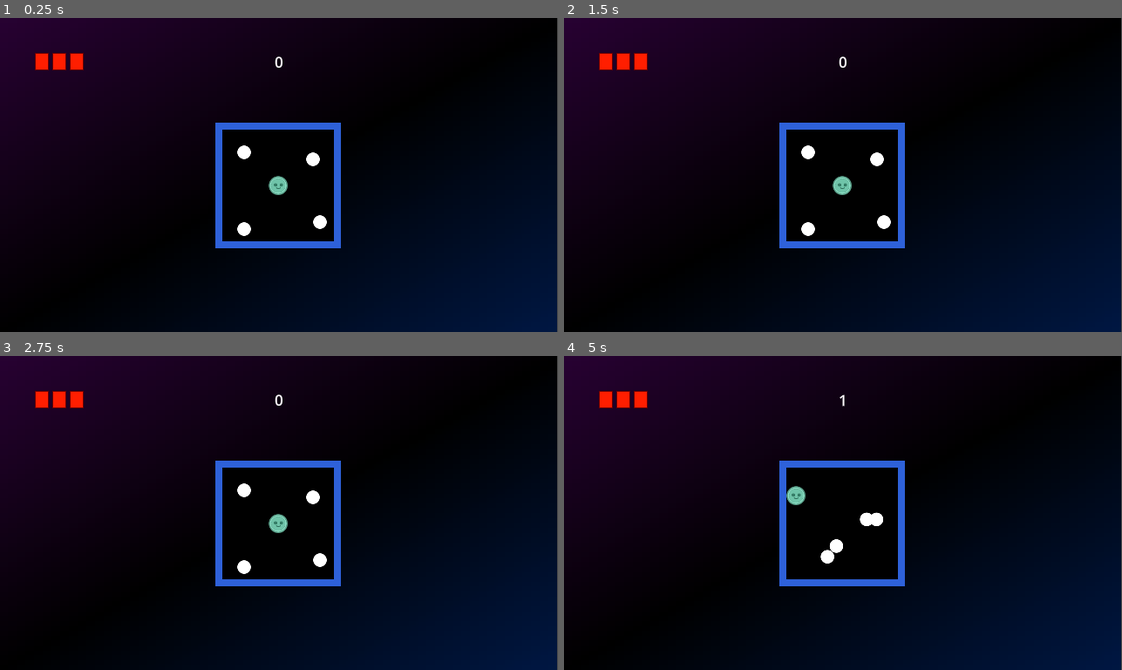
Above: before the commit, frames 1-4 (two rows, left to right).
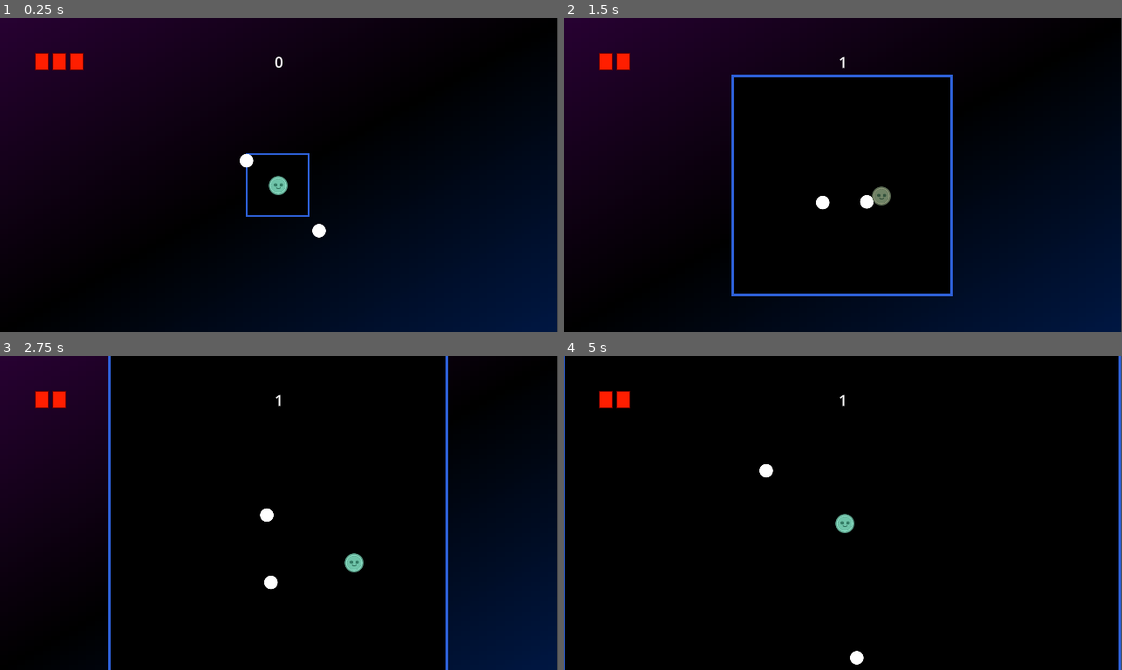
Above: after the commit, the same moments.

Repository: leofarias-cpu/brain-game-jam-incremental
Game: Godot game, scene res://systems/game/game.tscn
The game is run twice, just before and just after one commit, with the same random seed, the same clock (stepped at 60 frames per second) and the same inputs.
Inputs:
- Up to frame 1 (0.25 s): no input
- Up to frame 2 (1.5 s): tap Enter (ui_accept) at 0.5, 0.6, 0.77, 1.07, 1.35 s; hold D (right) 0.53-1.28 s; hold S (down) from 1.28 s (still down)
- Up to frame 3 (2.75 s): tap Enter (ui_accept) at 1.52, 1.82, 2.1 s; release S (down) at 2.03 s; hold D (right) from 2.03 s (still down)
- Up to frame 4 (5 s): release D (right) at 2.78 s; hold W (up) 2.78-3.53 s; tap Enter (ui_accept) at 2.85, 3.02, 3.32, 3.6, 3.77, 4.07, 4.35, 4.52, 4.82 s; hold A (left) from 3.53 s (still down)

The runs differ from the first frame. In frame 1, 2.6% of the frame differs, in the area x 38-62%, y 33-74%; in frame 2, 6.4%; in frame 3, 18%; in frame 4, 36%, in the area x 0-100%, y 0-100%.

Commit message:
feat: resizeable playspace reeeeeeeeeeee

Diff:
--- /dev/null
+++ b/entities/play space/PlaySpace.tscn
@@ -0,0 +1,70 @@
+[gd_scene format=3 uid="uid://cejcjsd3sgueb"]
+
+[ext_resource type="Script" uid="uid://boghgg5yuckof" path="res://entities/play space/play_space.gd" id="1_juvy7"]
+
+[sub_resource type="Gradient" id="Gradient_juvy7"]
+offsets = PackedFloat32Array(0)
+colors = PackedColorArray(0, 0, 0, 1)
+
+[sub_resource type="GradientTexture2D" id="GradientTexture2D_crql4"]
+gradient = SubResource("Gradient_juvy7")
+width = 10
+height = 10
+
+[sub_resource type="Gradient" id="Gradient_crql4"]
+offsets = PackedFloat32Array(0)
+colors = PackedColorArray(0.18039216, 0.38039216, 0.8509804, 1)
+
+[sub_resource type="GradientTexture2D" id="GradientTexture2D_tga20"]
+gradient = SubResource("Gradient_crql4")
+width = 12
+height = 12
+
+[sub_resource type="RectangleShape2D" id="RectangleShape2D_y06by"]
+size = Vector2(1, 10)
+
+[sub_resource type="RectangleShape2D" id="RectangleShape2D_7fu2m"]
+size = Vector2(1, 10)
+
+[sub_resource type="RectangleShape2D" id="RectangleShape2D_c4dok"]
+size = Vector2(12, 1)
+
+[sub_resource type="RectangleShape2D" id="RectangleShape2D_m7xbs"]
+size = Vector2(12, 1)
+
+[node name="PlaySpace" type="Sprite2D" unique_id=1075310213 node_paths=PackedStringArray("border")]
+z_index = -1
+texture = SubResource("GradientTexture2D_crql4")
+script = ExtResource("1_juvy7")
+border = NodePath("Border")
+
+[node name="Border" type="Sprite2D" parent="." unique_id=1103148352]
+z_index = -1
+texture = SubResource("GradientTexture2D_tga20")
+
+[node name="StaticBody2D" type="StaticBody2D" parent="." unique_id=1733342388]
+collision_layer = 4
+collision_mask = 7
+
+[node name="Left" type="CollisionShape2D" parent="StaticBody2D" unique_id=1179361226]
+position = Vector2(-5.5, 0)
+shape = SubResource("RectangleShape2D_y06by")
+one_way_collision = true
+one_way_collision_direction = Vector2(-1, 0)
+
+[node name="Rigth" type="CollisionShape2D" parent="StaticBody2D" unique_id=899771929]
+position = Vector2(5.5, 0)
+shape = SubResource("RectangleShape2D_7fu2m")
+one_way_collision = true
+one_way_collision_direction = Vector2(1, 0)
+
+[node name="Up" type="CollisionShape2D" parent="StaticBody2D" unique_id=1142694673]
+position = Vector2(0, -5.5)
+shape = SubResource("RectangleShape2D_c4dok")
+one_way_collision = true
+one_way_collision_direction = Vector2(0, -1)
+
+[node name="Down" type="CollisionShape2D" parent="StaticBody2D" unique_id=946127255]
+position = Vector2(0, 5.5)
+shape = SubResource("RectangleShape2D_m7xbs")
+one_way_collision = true
--- /dev/null
+++ b/entities/play space/play_space.gd
@@ -0,0 +1,33 @@
+class_name PlaySpace
+extends Sprite2D
+
+@export var border: Sprite2D
+@onready var left: CollisionShape2D = $StaticBody2D/Left
+@onready var rigth: CollisionShape2D = $StaticBody2D/Rigth
+@onready var up: CollisionShape2D = $StaticBody2D/Up
+@onready var down: CollisionShape2D = $StaticBody2D/Down
+
+var width: float
+var height: float
+var border_width: float
+
+
+## Interpolates height, width and border witdh to the set sizes.
+## Also moves and scales border collisions approriately.
+func update_size() -> void:
+	var tween = get_tree().create_tween().set_parallel()
+	tween.tween_property(self.texture, 'height', height, 0.5)
+	tween.tween_property(self.texture, 'width', width, 0.5)
+
+	tween.tween_property(border.texture, 'width', width + border_width, 0.5)
+	tween.tween_property(border.texture, 'height', height + border_width, 0.5)
+
+	left.position = Vector2(-width / 2, 0)
+	rigth.position = Vector2(width / 2, 0)
+	up.position = Vector2(0, -height / 2)
+	down.position = Vector2(0, height / 2)
+
+	left.shape.size.y = height
+	rigth.shape.size.y = height
+	up.shape.size.x = width
+	down.shape.size.x = width
--- a/entities/player/graze_area.gd
+++ b/entities/player/graze_area.gd
@@ -3,12 +3,12 @@
 @export var collision: CollisionShape2D
 
 func _draw() -> void:
-	draw_circle(Vector2.ZERO, collision.shape.radius, Color.WHITE, false, -1.0, true)
+	draw_circle(Vector2.ZERO, collision.shape.radius, Color.WHITE, false, -1.0, false)
 	self.modulate = Color.TRANSPARENT
 
 
 
-func _on_area_entered(area: Area2D) -> void:
+func _on_area_entered(_area: Area2D) -> void:
 	var tween = get_tree().create_tween()
 	tween.tween_property(self, 'modulate', Color(0.431, 0.865, 0.51, 1.0), 0.2)
 	tween.tween_property(self, 'modulate', Color(1.0, 1.0, 1.0, 0), 0.1)
--- a/entities/player/player.gd
+++ b/entities/player/player.gd
@@ -14,7 +14,7 @@
 	grazing_area.area_entered.connect(_on_graze_area_area_entered)
 	hitbox.area_entered.connect(_on_hitbox_area_entered)
 
-func _physics_process(delta: float) -> void:
+func _physics_process(_delta: float) -> void:
 
 	var direction_x := Input.get_axis("left", "right")
 	var direction_y := Input.get_axis("up", "down")
--- a/systems/game/game.gd
+++ b/systems/game/game.gd
@@ -6,13 +6,24 @@
 		if hp <= 0:
 			get_tree().paused = true
 
-# Called when the node enters the scene tree for the first time.
+@export var play_space_height: float
+@export var play_space_wdith: float
+@export var play_space_border_width: float
+@export var play_space: PlaySpace
+
 func _ready() -> void:
-	get_tree().paused = true
-	await get_tree().create_timer(3).timeout
-	get_tree().paused = false
+	#get_tree().paused = true
+	play_space.height = play_space_height
+	play_space.width = play_space_wdith
+	play_space.border_width = play_space_border_width
+	play_space.update_size()
+	#get_tree().paused = false
 
-
+func _process(_delta: float) -> void:
+	if Input.is_action_just_pressed("ui_accept"):
+		play_space.height += 32
+		play_space.width += 32
+		play_space.update_size()
 
 func _on_player_hit() -> void:
 	hp -= 1
--- a/systems/game/game.tscn
+++ b/systems/game/game.tscn
@@ -5,30 +5,7 @@
 [ext_resource type="Script" uid="uid://cgdjtnjx4krgm" path="res://temp_heatl.gd" id="3_sc4om"]
 [ext_resource type="PackedScene" uid="uid://cuovppwi20kvk" path="res://entities/ball/ball.tscn" id="4_fcqpf"]
 [ext_resource type="PackedScene" uid="uid://budtopphq6vwo" path="res://entities/player/player.tscn" id="5_2ub4j"]
-
-[sub_resource type="Gradient" id="Gradient_mwb40"]
-offsets = PackedFloat32Array(0)
-colors = PackedColorArray(0.17849998, 0.37995, 0.85, 1)
-
-[sub_resource type="GradientTexture1D" id="GradientTexture1D_y06by"]
-gradient = SubResource("Gradient_mwb40")
-
-[sub_resource type="RectangleShape2D" id="RectangleShape2D_y06by"]
-size = Vector2(8, 64)
-
-[sub_resource type="RectangleShape2D" id="RectangleShape2D_80nbo"]
-size = Vector2(8, 64)
-
-[sub_resource type="RectangleShape2D" id="RectangleShape2D_e2o6t"]
-size = Vector2(64, 8)
-
-[sub_resource type="RectangleShape2D" id="RectangleShape2D_feb5d"]
-size = Vector2(64, 8)
-
-[sub_resource type="Gradient" id="Gradient_fc0e3"]
-
-[sub_resource type="GradientTexture2D" id="GradientTexture2D_c4dok"]
-gradient = SubResource("Gradient_fc0e3")
+[ext_resource type="PackedScene" uid="uid://cejcjsd3sgueb" path="res://entities/play space/PlaySpace.tscn" id="6_q6kid"]
 
 [sub_resource type="Gradient" id="Gradient_80nbo"]
 offsets = PackedFloat32Array(0, 0.50301206, 0.9939759)
@@ -47,60 +24,15 @@
 border_width_bottom = 1
 border_color = Color(0.41, 0, 0, 1)
 
-[node name="Game" type="Node2D" unique_id=1060518661]
+[node name="Game" type="Node2D" unique_id=1060518661 node_paths=PackedStringArray("play_space")]
 script = ExtResource("1_tsptn")
+play_space_height = 128.0
+play_space_wdith = 128.0
+play_space_border_width = 6.0
+play_space = NodePath("PlaySpace2")
 
-[node name="PlaySpace" type="Node2D" parent="." unique_id=1036481759]
+[node name="PlaySpace2" parent="." unique_id=1075310213 instance=ExtResource("6_q6kid")]
 position = Vector2(320, 192)
-scale = Vector2(2, 2)
-
-[node name="Border" type="Sprite2D" parent="PlaySpace" unique_id=22409711]
-scale = Vector2(0.28124997, 72.000015)
-texture = SubResource("GradientTexture1D_y06by")
-
-[node name="Left" type="StaticBody2D" parent="PlaySpace/Border" unique_id=1125359456]
-position = Vector2(-113.7778, -0.4444443)
-scale = Vector2(3.555556, 0.013888886)
-collision_layer = 4
-collision_mask = 3
-
-[node name="CollisionShape2D" type="CollisionShape2D" parent="PlaySpace/Border/Left" unique_id=1697099233]
-position = Vector2(-4, 32)
-shape = SubResource("RectangleShape2D_y06by")
-
-[node name="Right" type="StaticBody2D" parent="PlaySpace/Border" unique_id=99558947]
-position = Vector2(142.22223, -0.4444443)
-scale = Vector2(3.555556, 0.013888886)
-collision_layer = 4
-collision_mask = 3
-
-[node name="CollisionShape2D" type="CollisionShape2D" parent="PlaySpace/Border/Right" unique_id=2080035260]
-position = Vector2(-4, 32)
-shape = SubResource("RectangleShape2D_80nbo")
-
-[node name="Top" type="StaticBody2D" parent="PlaySpace/Border" unique_id=134704307]
-position = Vector2(113.77777, -0.5555554)
-scale = Vector2(3.555556, 0.013888886)
-collision_layer = 4
-collision_mask = 3
-
-[node name="CollisionShape2D" type="CollisionShape2D" parent="PlaySpace/Border/Top" unique_id=1335268634]
-position = Vector2(-32, 4)
-shape = SubResource("RectangleShape2D_e2o6t")
-
-[node name="Bottom" type="StaticBody2D" parent="PlaySpace/Border" unique_id=1988518321]
-position = Vector2(113.77777, 0.44444442)
-scale = Vector2(3.555556, 0.013888886)
-collision_layer = 4
-collision_mask = 3
-
-[node name="CollisionShape2D" type="CollisionShape2D" parent="PlaySpace/Border/Bottom" unique_id=883458511]
-position = Vector2(-32, 4)
-shape = SubResource("RectangleShape2D_feb5d")
-
-[node name="Background" type="Sprite2D" parent="PlaySpace" unique_id=801731837]
-modulate = Color(0, 0, 0, 1)
-texture = SubResource("GradientTexture2D_c4dok")
 
 [node name="Camera2D" type="Camera2D" parent="." unique_id=1565455197]
 position = Vector2(321, 180)
@@ -165,12 +97,6 @@
 [node name="Ball2" parent="entities" unique_id=1553547856 instance=ExtResource("4_fcqpf")]
 position = Vector2(368, 234)
 
-[node name="Ball3" parent="entities" unique_id=1851846432 instance=ExtResource("4_fcqpf")]
-position = Vector2(281, 242)
-
-[node name="Ball4" parent="entities" unique_id=1491235889 instance=ExtResource("4_fcqpf")]
-position = Vector2(360, 162)
-
 [node name="Player" parent="entities" unique_id=1423667927 instance=ExtResource("5_2ub4j")]
 position = Vector2(320, 192)
 
--- a/temp_heatl.gd
+++ b/temp_heatl.gd
@@ -1,8 +1,4 @@
 extends HBoxContainer
-
-# Called every frame. 'delta' is the elapsed time since the previous frame.
-func _process(delta: float) -> void:
-	pass
 
 
 func _on_player_hit() -> void:
Not shown, added: entities/play space/play_space.gd.uid
